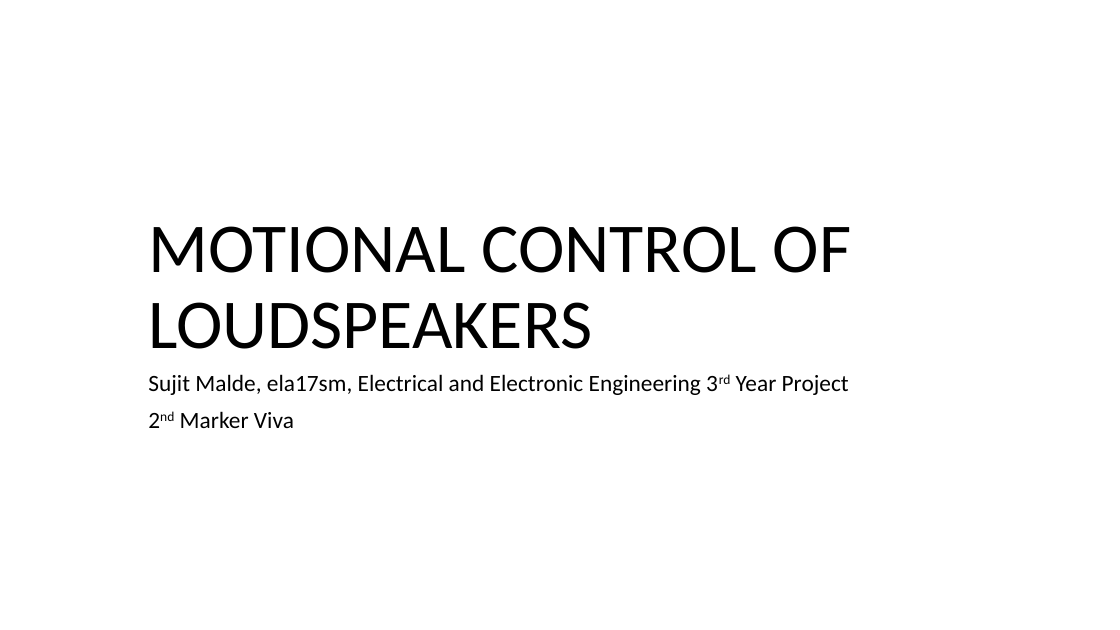
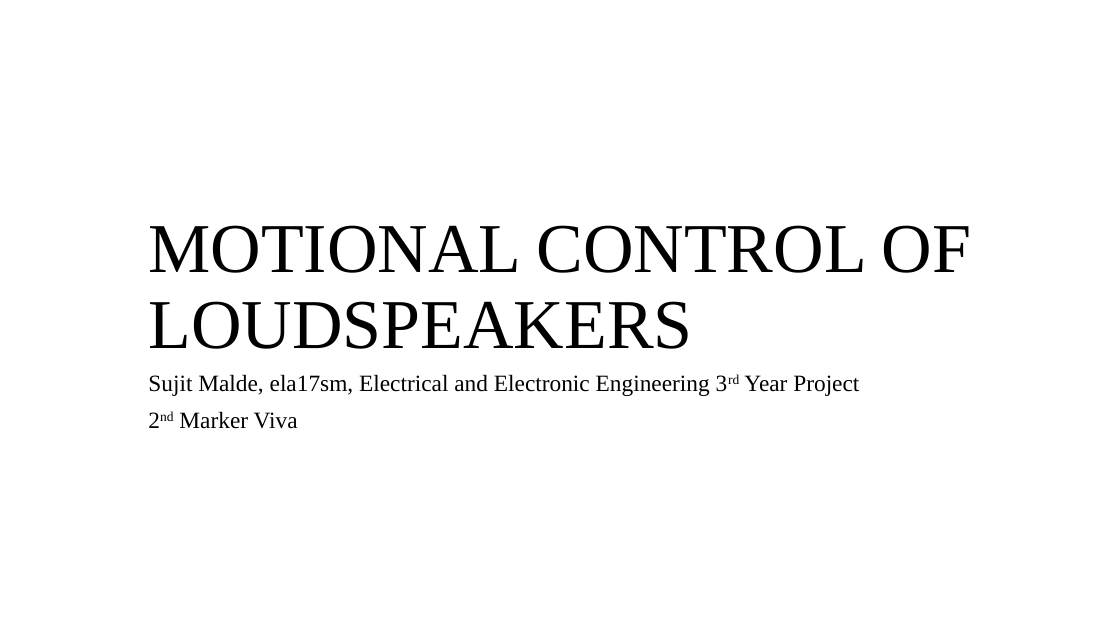
Before and after one commit to spez1998/3rd-year-project, a slide deck: slide 7 of Deliverables/2ndMarkerViva/viva_presentation.pptx. Drawn at 1120x630 pixels with LibreOffice and Linux fonts; fonts in the diff are those of the drawing; background and template pictures are left out. Boxes give left, top, right and bottom in pixels: in the first picture for what was removed or moved away, otherwise in the second. Text is boxed around its words. In the diff, an @@ line names an element or a change of style, - is before the commit and + after.

```diff
--- a/Deliverables/2ndMarkerViva/viva_presentation.pptx
+++ b/Deliverables/2ndMarkerViva/viva_presentation.pptx
@@ title "MOTIONAL CONTROL OF LOUDSPEAKERS" at bbox=[148, 225, 971, 349]: font Calibri to Times New Roman @@
@@ subtitle "Sujit Malde, ela17sm, Electrical and ..." at bbox=[148, 374, 859, 429]: font Calibri to Times New Roman @@
```
Also in this commit, not shown: 9 other slides changed, 2 slides added.
